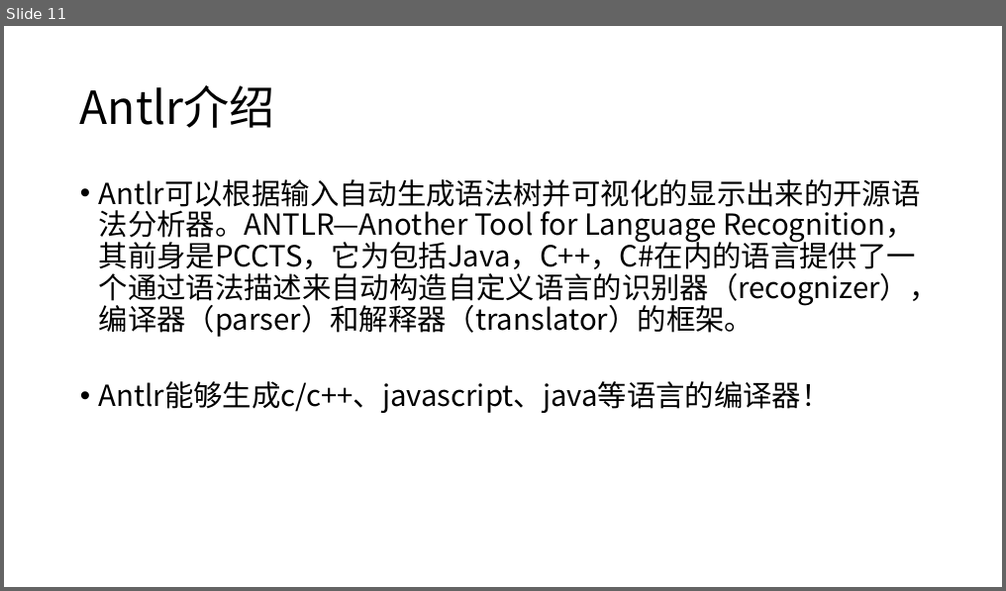
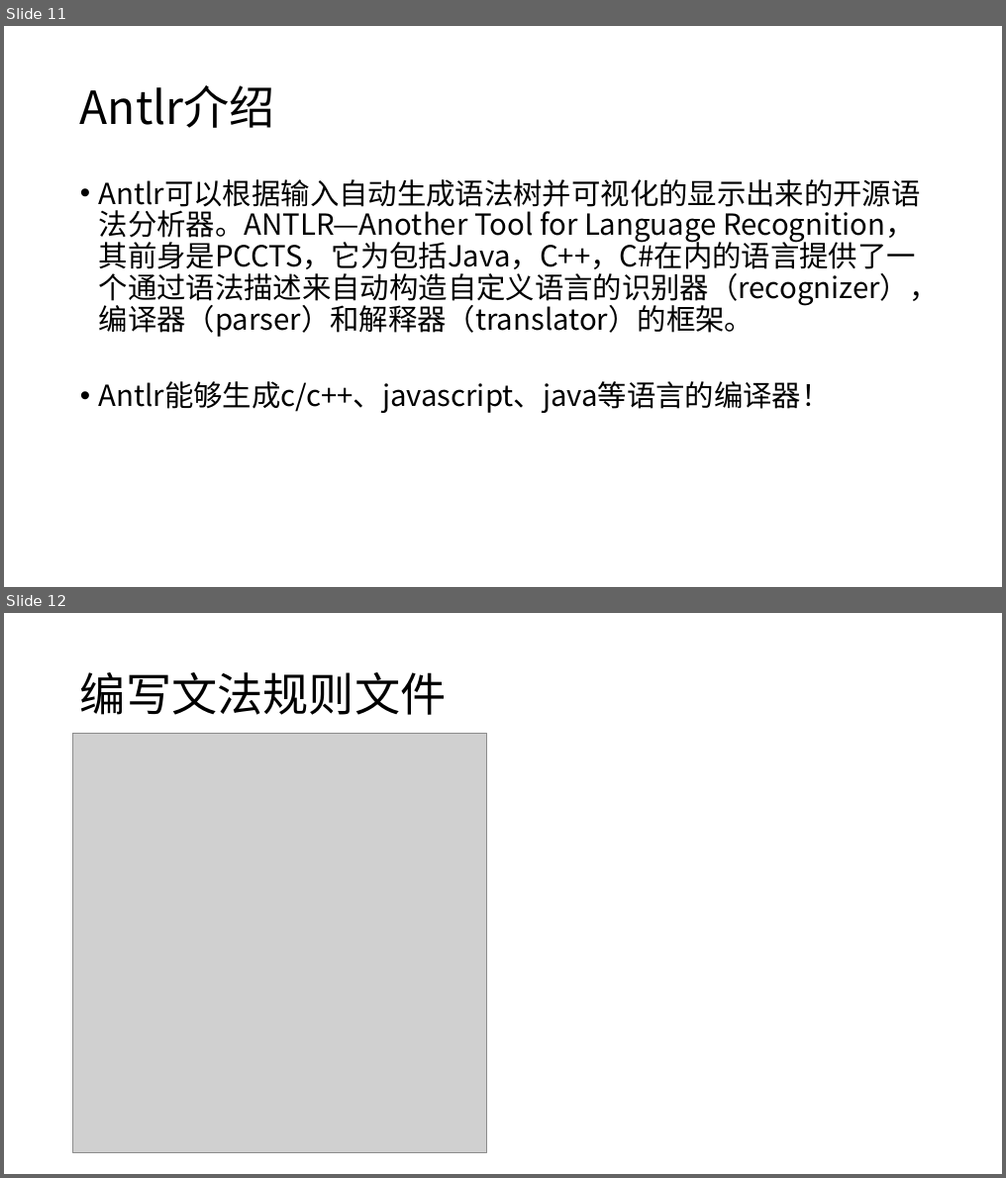
Before and after one commit to caijw/ASimpleCompiler, a slide deck: doc/talk.pptx. Shown one above the other, each under a label of ours: slide 11 before the commit, slides 11 and 12 after it. The pictures are 1006x591 and 1006x1178 pixels, drawn with LibreOffice and Linux fonts; fonts in the diff are those of the drawing; grey boxes stand for pictures. Boxes give left, top, right and bottom in pixels: in the first picture for what was removed or moved away, otherwise in the second. Text is boxed around its words. In the diff, an @@ line names an element or a change of style, - is before the commit and + after.

```diff
--- a/doc/talk.pptx
+++ b/doc/talk.pptx
@@ slide 12 added at (4, 613, 1002, 1174), background #FFFFFF @@
@@ title added at (80, 672, 447, 715), 44 pt, text #000000 @@
+编写文法规则文件
@@ picture added at (73, 733, 487, 1154) @@
```
Also in this commit, not shown: 1 slide changed, 5 other slides added, 2 slides removed, 1 other file.
